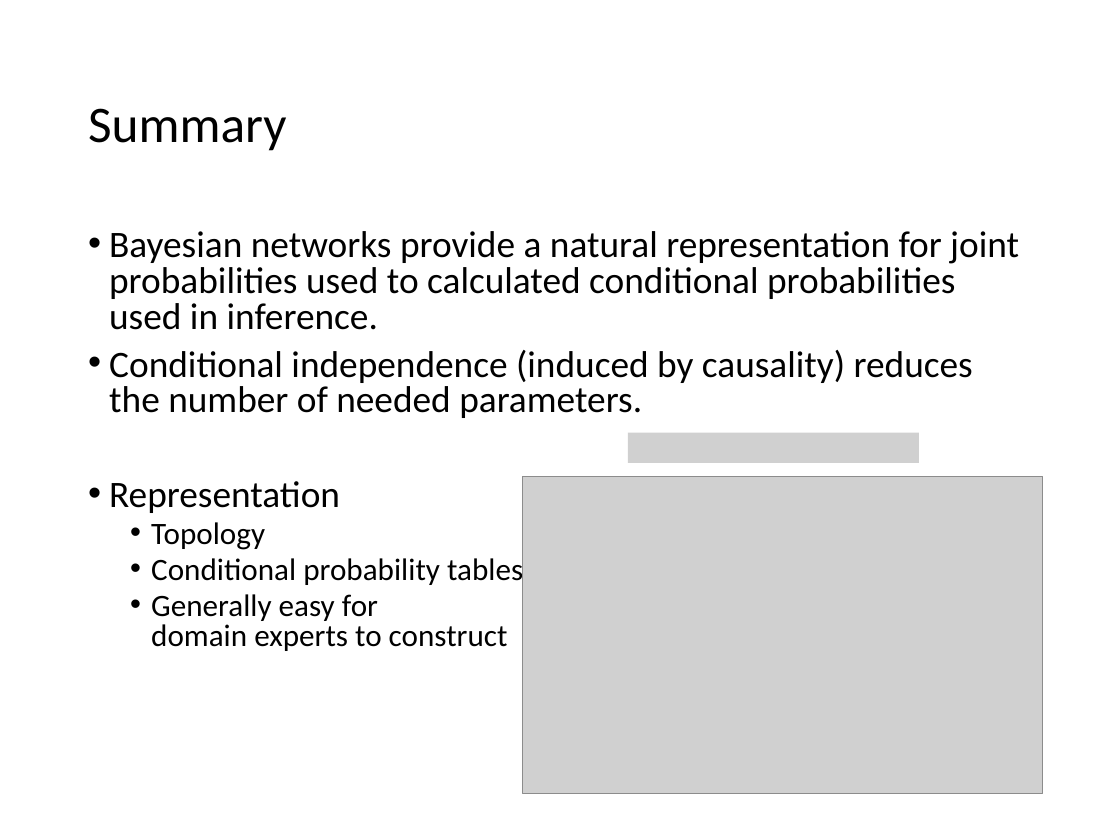
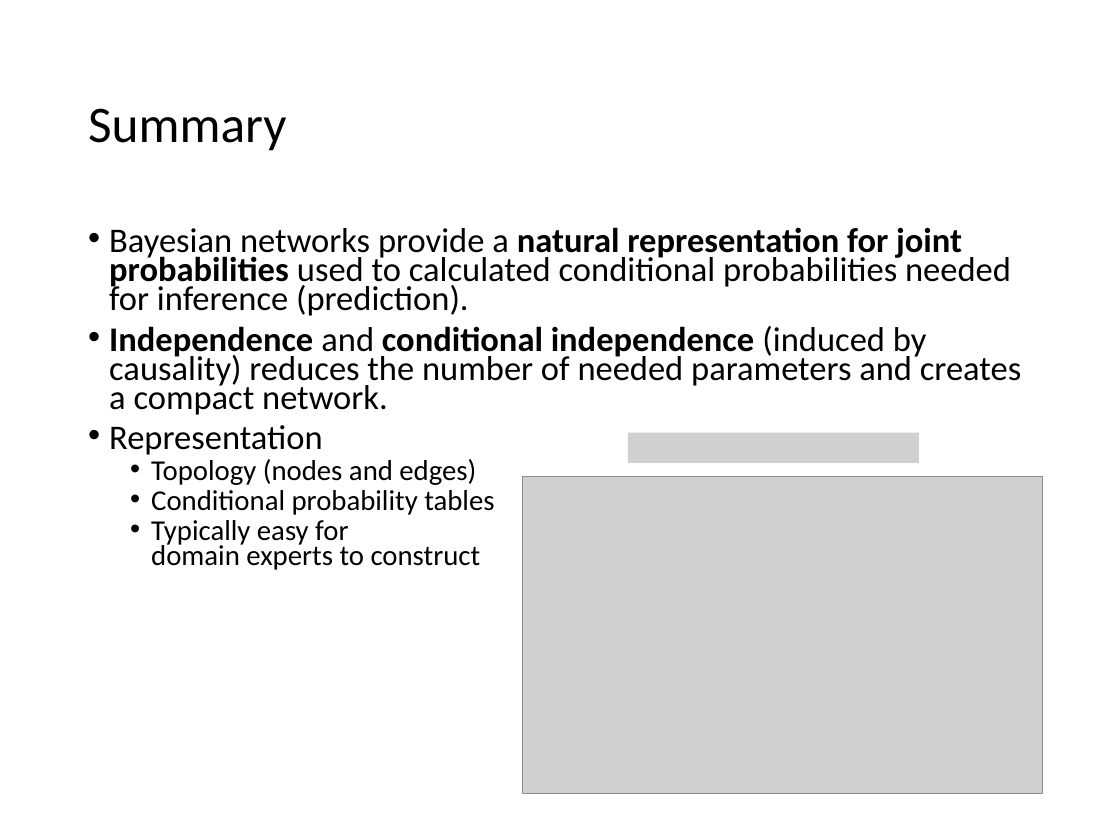
Before and after one commit to mhahsler/CS7320-AI, a slide deck: slide 21 of slides/13_bayes_nets.pptx. Drawn at 1120x840 pixels with LibreOffice and Linux fonts; fonts in the diff are those of the drawing; grey boxes stand for pictures. Boxes give left, top, right and bottom in pixels: in the first picture for what was removed or moved away, otherwise in the second. Text is boxed around its words. In the diff, an @@ line names an element or a change of style, - is before the commit and + after.

```diff
--- a/slides/13_bayes_nets.pptx
+++ b/slides/13_bayes_nets.pptx
@@ text at (109,227,1021,415): text changed; size 24 to 22.2 pt @@
-• Bayesian networks provide a natural representation for joint probabilities used to calculated conditional probabilities used in inference.
-• Conditional independence (induced by causality) reduces the number of needed parameters.
+• Bayesian networks provide a natural representation for joint probabilities used to calculated conditional probabilities needed for inference (prediction).
+• Independence and conditional independence (induced by causality) reduces the number of needed parameters and creates a compact network.
@@ text at (109,425,494,515): size 24 to 22.2 pt in "Representation"; size 20 to 18.5 pt in "Conditional probability tables"; line spacing 0.8 to 0.7 @@
@@ text at (151,459,476,485): text changed; size 20 to 18.5 pt @@
-  • Topology
+  • Topology (nodes and edges)
@@ text at (151,520,481,570): text changed; size 20 to 18.5 pt @@
-  • Generally easy for
-    domain experts to construct
+  • Typically easy for
+    domain experts to construct
```
Also in this commit, not shown: 27 other slides changed, 3 other files.
